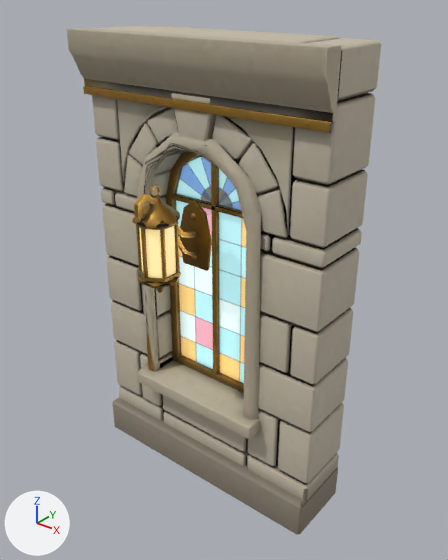
What one commit did to the glTF model assets/models/env-glass-town/env-glass-town.low.glb.
The view is the same before and after, from a 50 mm lens placed at (1.393, -1.583, 1.961), pointed at (0.073, 0.067, 0.938). Arrows for +X, +Y and +Z are at lower left; the lights stay in place. The first picture is the older version. Where no turn or scale is listed for an object, it has been applied to the vertices.

The first picture shows 'glass-sconce', 'glass-window'.
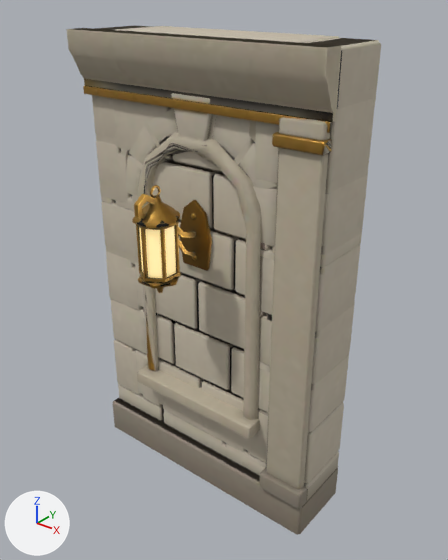
Commit message: Glass Town kit: plain wall segment glass-wall in the same ashlar as the window

Scene script edits in JSON lines:
```json
{"op": "add", "block": "img_glass_wall_mr", "code": ["img_glass_wall_mr = load_image('glass-wall_mr', '_unpacked/glass-wall_mr', 512, 512, 'Non-Color')"]}
{"op": "add", "block": "img_glass_wall_col", "code": ["img_glass_wall_col = load_image('glass-wall_col', '_unpacked/glass-wall_col', 512, 512, 'sRGB')"]}
{"op": "add", "block": "img_glass_wall_n", "code": ["img_glass_wall_n = load_image('glass-wall_n', '_unpacked/glass-wall_n', 512, 512, 'Non-Color')"]}
{"op": "add", "block": "mat_glass_wall", "code": ["mat_glass_wall = bpy.data.materials.new('glass-wall')", "# uses the picture img_glass_wall_col", "# uses the picture img_glass_wall_mr", "# uses the picture img_glass_wall_n"]}
{"op": "add", "block": "me_glass_wall", "code": ["me_glass_wall = bpy.data.meshes.new('glass-wall')", "me_glass_wall.from_pydata(...)  # 794 vertices, 1452 faces; spans x -0.53..0.53, y -0.17..0.17, z -0.9..0.9", "me_glass_wall.materials.append(mat_glass_wall)"]}
{"op": "add", "block": "ob_glass_wall", "code": ["ob_glass_wall = bpy.data.objects.new('glass-wall', me_glass_wall)", "ob_glass_wall.location = (0.002, 0.093, 0.9)"]}
```

Changed parts and their boxes (x1, y1, x2, y2) in the pictures (448 x 560 px):
```json
{"object": "glass-wall", "change": "added", "after": [74, 25, 381, 535]}
```
